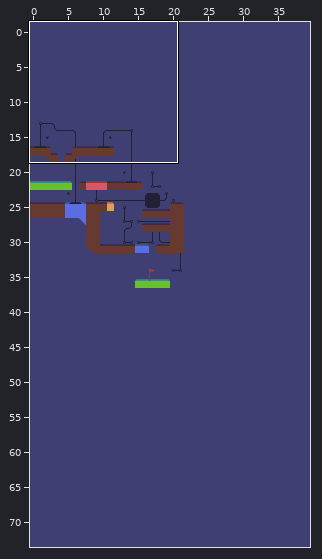
Two versions of a level (Tiled map (JSON), bin/maps/1.json). The first picture is a wide view before the edit; the outline marks the close-up.
Close-up. Before:
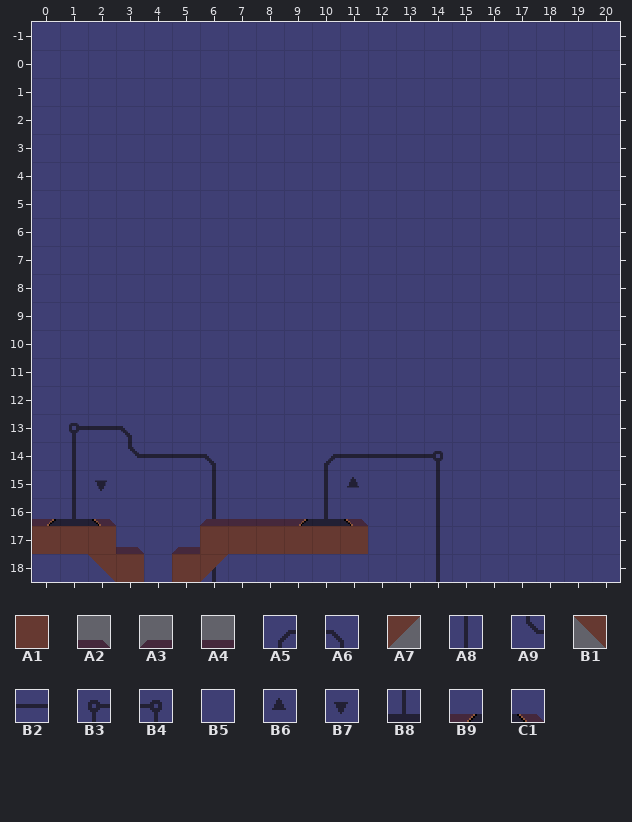
Cells are 32x32 px. Shown: x 0..20, y -1..18. The commit also changed other parts of the map, which this record leaves out. The old version is drawn lined up with the new one.
Key: from "tiles": A1 0, A2 5, A3 10, A4 15, A5 26, A6 27, A7 29, A8 30, A9 31, B1 34, B2 38, B3 40, B4 41, B5 43, B6 68, B7 70, B8 77, B9 86, C1 89.
__ is an empty cell, ## one hidden under a higher layer.
Layers that did not change in this view are not listed.
Layer "ove" before, first column x 0:
-1 B5 B5 B5 B5 B5 B5 B5 B5 B5 B5 B5 B5 B5 B5 B5 B5 B5 B5 B5 B5 B5
 0 B5 B5 B5 B5 B5 B5 B5 B5 B5 B5 B5 B5 B5 B5 B5 B5 B5 B5 B5 B5 B5
 1 B5 B5 B5 B5 B5 B5 B5 B5 B5 B5 B5 B5 B5 B5 B5 B5 B5 B5 B5 B5 B5
 2 B5 B5 B5 B5 B5 B5 B5 B5 B5 B5 B5 B5 B5 B5 B5 B5 B5 B5 B5 B5 B5
 3 B5 B5 B5 B5 B5 B5 B5 B5 B5 B5 B5 B5 B5 B5 B5 B5 B5 B5 B5 B5 B5
 4 B5 B5 B5 B5 B5 B5 B5 B5 B5 B5 B5 B5 B5 B5 B5 B5 B5 B5 B5 B5 B5
 5 B5 B5 B5 B5 B5 B5 B5 B5 B5 B5 B5 B5 B5 B5 B5 B5 B5 B5 B5 B5 B5
 6 B5 B5 B5 B5 B5 B5 B5 B5 B5 B5 B5 B5 B5 B5 B5 B5 B5 B5 B5 B5 B5
 7 B5 B5 B5 B5 B5 B5 B5 B5 B5 B5 B5 B5 B5 B5 B5 B5 B5 B5 B5 B5 B5
 8 B5 B5 B5 B5 B5 B5 B5 B5 B5 B5 B5 B5 B5 B5 B5 B5 B5 B5 B5 B5 B5
 9 B5 B5 B5 B5 B5 B5 B5 B5 B5 B5 B5 B5 B5 B5 B5 B5 B5 B5 B5 B5 B5
10 B5 B5 B5 B5 B5 B5 B5 B5 B5 B5 B5 B5 B5 B5 B5 B5 B5 B5 B5 B5 B5
11 B5 B5 B5 B5 B5 B5 B5 B5 B5 B5 B5 B5 B5 B5 B5 B5 B5 B5 B5 B5 B5
12 B5 B5 B5 B5 B5 B5 B5 B5 B5 B5 B5 B5 B5 B5 B5 B5 B5 B5 B5 B5 B5
13 B5 B3 B2 A6 B5 B5 B5 B5 B5 B5 B5 B5 B5 B5 B5 B5 B5 B5 B5 B5 B5
14 B5 A8 B5 A9 B2 B2 A6 B5 B5 B5 A5 B2 B2 B2 B4 B5 B5 B5 B5 B5 B5
15 B5 A8 B7 B5 B5 B5 A8 B5 B5 B5 A8 B6 B5 B5 A8 B5 B5 B5 B5 B5 B5
16 ## ## ## B5 B5 B5 A8 B5 B5 ## ## ## B5 B5 A8 B5 B5 B5 B5 B5 B5
17 ## ## ## B5 B5 B5 ## ## ## ## ## ## B5 B5 A8 B5 B5 B5 B5 B5 B5
18 B5 B5 B5 ## B5 ## A8 B5 B5 B5 B5 B5 B5 B5 A8 B5 B5 B5 B5 B5 B5
Layer "collidable" before, first column x 0:
-1 __ __ __ __ __ __ __ __ __ __ __ __ __ __ __ __ __ __ __ __ __
 0 __ __ __ __ __ __ __ __ __ __ __ __ __ __ __ __ __ __ __ __ __
 1 __ __ __ __ __ __ __ __ __ __ __ __ __ __ __ __ __ __ __ __ __
 2 __ __ __ __ __ __ __ __ __ __ __ __ __ __ __ __ __ __ __ __ __
 3 __ __ __ __ __ __ __ __ __ __ __ __ __ __ __ __ __ __ __ __ __
 4 __ __ __ __ __ __ __ __ __ __ __ __ __ __ __ __ __ __ __ __ __
 5 __ __ __ __ __ __ __ __ __ __ __ __ __ __ __ __ __ __ __ __ __
 6 __ __ __ __ __ __ __ __ __ __ __ __ __ __ __ __ __ __ __ __ __
 7 __ __ __ __ __ __ __ __ __ __ __ __ __ __ __ __ __ __ __ __ __
 8 __ __ __ __ __ __ __ __ __ __ __ __ __ __ __ __ __ __ __ __ __
 9 __ __ __ __ __ __ __ __ __ __ __ __ __ __ __ __ __ __ __ __ __
10 __ __ __ __ __ __ __ __ __ __ __ __ __ __ __ __ __ __ __ __ __
11 __ __ __ __ __ __ __ __ __ __ __ __ __ __ __ __ __ __ __ __ __
12 __ __ __ __ __ __ __ __ __ __ __ __ __ __ __ __ __ __ __ __ __
13 __ __ __ __ __ __ __ __ __ __ __ __ __ __ __ __ __ __ __ __ __
14 __ __ __ __ __ __ __ __ __ __ __ __ __ __ __ __ __ __ __ __ __
15 __ __ __ __ __ __ __ __ __ __ __ __ __ __ __ __ __ __ __ __ __
16 __ __ __ __ __ __ __ __ __ __ __ __ __ __ __ __ __ __ __ __ __
17 A1 A1 A1 __ __ __ A1 A1 A1 A1 A1 A1 __ __ __ __ __ __ __ __ __
18 __ __ B1 A1 __ A1 A7 __ __ __ __ __ __ __ __ __ __ __ __ __ __
Layer "bg" before, first column x 0:
-1 __ __ __ __ __ __ __ __ __ __ __ __ __ __ __ __ __ __ __ __ __
 0 __ __ __ __ __ __ __ __ __ __ __ __ __ __ __ __ __ __ __ __ __
 1 __ __ __ __ __ __ __ __ __ __ __ __ __ __ __ __ __ __ __ __ __
 2 __ __ __ __ __ __ __ __ __ __ __ __ __ __ __ __ __ __ __ __ __
 3 __ __ __ __ __ __ __ __ __ __ __ __ __ __ __ __ __ __ __ __ __
 4 __ __ __ __ __ __ __ __ __ __ __ __ __ __ __ __ __ __ __ __ __
 5 __ __ __ __ __ __ __ __ __ __ __ __ __ __ __ __ __ __ __ __ __
 6 __ __ __ __ __ __ __ __ __ __ __ __ __ __ __ __ __ __ __ __ __
 7 __ __ __ __ __ __ __ __ __ __ __ __ __ __ __ __ __ __ __ __ __
 8 __ __ __ __ __ __ __ __ __ __ __ __ __ __ __ __ __ __ __ __ __
 9 __ __ __ __ __ __ __ __ __ __ __ __ __ __ __ __ __ __ __ __ __
10 __ __ __ __ __ __ __ __ __ __ __ __ __ __ __ __ __ __ __ __ __
11 __ __ __ __ __ __ __ __ __ __ __ __ __ __ __ __ __ __ __ __ __
12 __ __ __ __ __ __ __ __ __ __ __ __ __ __ __ __ __ __ __ __ __
13 __ __ __ __ __ __ __ __ __ __ __ __ __ __ __ __ __ __ __ __ __
14 __ __ __ __ __ __ __ __ __ __ __ __ __ __ __ __ __ __ __ __ __
15 __ __ __ __ __ __ __ __ __ __ __ __ __ __ __ __ __ __ __ __ __
16 B9 B8 C1 __ __ __ A3 A4 A4 B9 B8 C1 __ __ __ __ __ __ __ __ __
17 __ __ __ A2 __ A3 __ __ __ __ __ __ __ __ __ __ __ __ __ __ __
18 __ __ __ __ __ __ __ __ __ __ __ __ __ __ __ __ __ __ __ __ __
The same view after the edit:
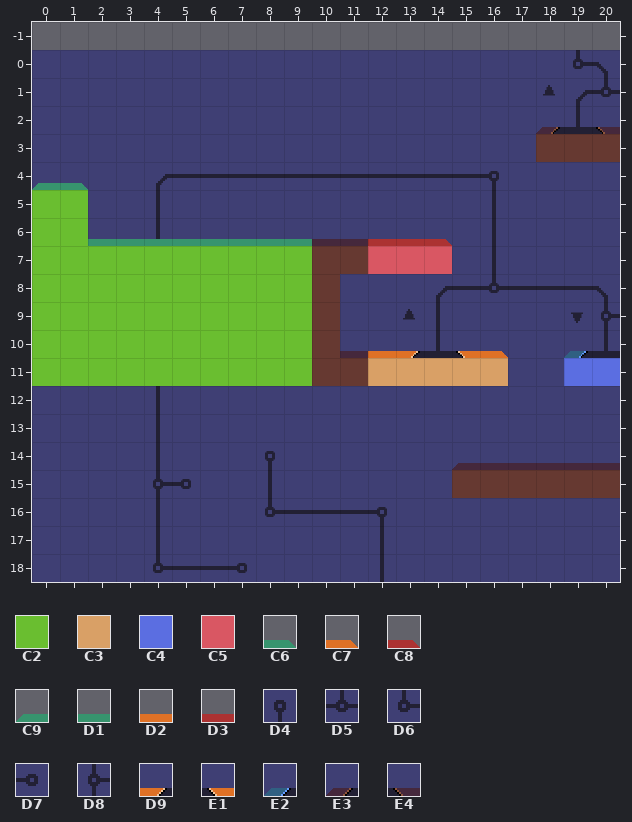
Further tiles: from "tiles": C2 1, C3 2, C4 3, C5 4, C6 6, C7 7, C8 9, C9 11, D1 16, D2 17, D3 19, D4 25, D5 32, D6 35, D7 36, D8 45, D9 71, E1 73, E2 75, E3 85, E4 88.
Difference:
Changed rows in their new state; .. is an unchanged cell.
map size 40x75 -> 40x65 cells (old content now starts at 0,-1; both pictures use the new coordinates)
Layer "ove":
first column x 0:
-1 __ __ __ __ __ __ __ __ __ __ __ __ __ __ __ __ __ __ __ __ __
 0 .. .. .. .. .. .. .. .. .. .. .. .. .. .. .. .. .. .. .. ## ##
 1 .. .. .. .. .. .. .. .. .. .. .. .. .. .. .. .. .. .. ## ## ##
 4 .. .. .. .. A5 B2 B2 B2 B2 B2 B2 B2 B2 B2 B2 B2 B4 .. .. .. ..
 5 .. .. .. .. A8 .. .. .. .. .. .. .. .. .. .. .. A8 .. .. .. ..
 6 .. .. .. .. A8 .. .. .. .. .. .. .. .. .. .. .. A8 .. .. .. ..
 7 .. .. .. .. .. .. .. .. .. .. .. .. .. .. .. .. A8 .. .. .. ..
 8 .. .. .. .. .. .. .. .. .. .. .. .. .. .. A5 B2 D5 B2 B2 B2 A6
 9 .. .. .. .. .. .. .. .. .. .. .. .. .. B6 A8 .. .. .. .. B7 D8
10 .. .. .. .. .. .. .. .. .. .. .. .. .. .. .. .. .. .. .. ## ##
11 .. .. .. .. .. .. .. .. .. .. .. .. .. .. .. .. ## .. .. ## ##
12 .. .. .. .. A8 .. .. .. .. .. .. .. .. .. .. .. .. .. .. .. ..
13 .. B5 B5 B5 A8 .. .. .. .. .. .. .. .. .. .. .. .. .. .. .. ..
14 .. B5 .. B5 A8 B5 B5 .. D4 .. B5 B5 B5 B5 B5 .. .. .. .. .. ..
15 .. B5 B5 .. D8 D7 B5 .. A8 .. B5 B5 .. .. B5 .. .. .. .. .. ..
16 .. .. .. .. A8 .. B5 .. D6 B2 B2 B2 B4 .. B5 .. .. .. .. .. ..
17 .. .. .. .. A8 .. B5 .. .. .. .. .. A8 .. B5 .. .. .. .. .. ..
18 .. .. .. .. D6 B2 B2 D7 .. .. .. .. A8 .. B5 .. .. .. .. .. ..
Layer "collidable":
first column x 0:
 3 .. .. .. .. .. .. .. .. .. .. .. .. .. .. .. .. .. .. A1 A1 A1
 5 C2 C2 .. .. .. .. .. .. .. .. .. .. .. .. .. .. .. .. .. .. ..
 6 C2 C2 .. .. .. .. .. .. .. .. .. .. .. .. .. .. .. .. .. .. ..
 7 C2 C2 C2 C2 C2 C2 C2 C2 C2 C2 A1 A1 C5 C5 C5 .. .. .. .. .. ..
 8 C2 C2 C2 C2 C2 C2 C2 C2 C2 C2 A1 .. .. .. .. .. .. .. .. .. ..
 9 C2 C2 C2 C2 C2 C2 C2 C2 C2 C2 A1 .. .. .. .. .. .. .. .. .. ..
10 C2 C2 C2 C2 C2 C2 C2 C2 C2 C2 A1 .. .. .. .. .. .. .. .. .. ..
11 C2 C2 C2 C2 C2 C2 C2 C2 C2 C2 A1 A1 C3 C3 C3 C3 C3 .. .. C4 C4
first column x 0:
15 .. .. .. .. .. .. .. .. .. .. .. .. .. .. .. A1 A1 A1 A1 A1 A1
17 __ __ __ .. .. .. __ __ __ __ __ __ .. .. .. .. .. .. .. .. ..
18 .. .. __ __ .. __ __ .. .. .. .. .. .. .. .. .. .. .. .. .. ..
Layer "bg":
first column x 0:
 0 .. .. .. .. .. .. .. .. .. .. .. .. .. .. .. .. .. .. .. D6 A6
 1 .. .. .. .. .. .. .. .. .. .. .. .. .. .. .. .. .. .. B6 A5 D5
 2 .. .. .. .. .. .. .. .. .. .. .. .. .. .. .. .. .. .. E3 B8 E4
 4 C9 C6 .. .. .. .. .. .. .. .. .. .. .. .. .. .. .. .. .. .. ..
 6 .. .. D1 D1 D1 D1 D1 D1 D1 D1 A4 A4 D3 D3 C8 .. .. .. .. .. ..
first column x 11:
10 A4 D2 D9 B8 E1 C7 .. .. E2 B8
first column x 0:
14 .. .. .. .. .. .. .. .. .. .. .. .. .. .. .. A3 A4 A4 A4 A4 A4
16 __ __ __ .. .. .. __ __ __ __ __ __ .. .. .. .. .. .. .. .. ..
17 .. .. .. __ .. __ .. .. .. .. .. .. .. .. .. .. .. .. .. .. ..
Pixel boxes of the changes (left, top, right, bottom) in both close-ups:
changed: (32, 22, 620, 162)
changed: (32, 171, 620, 582)
